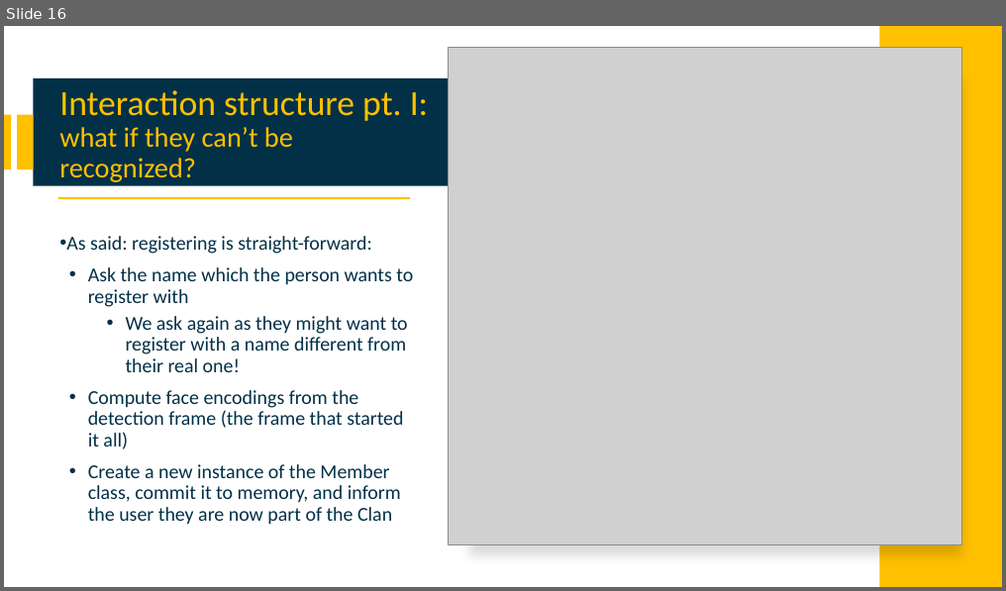
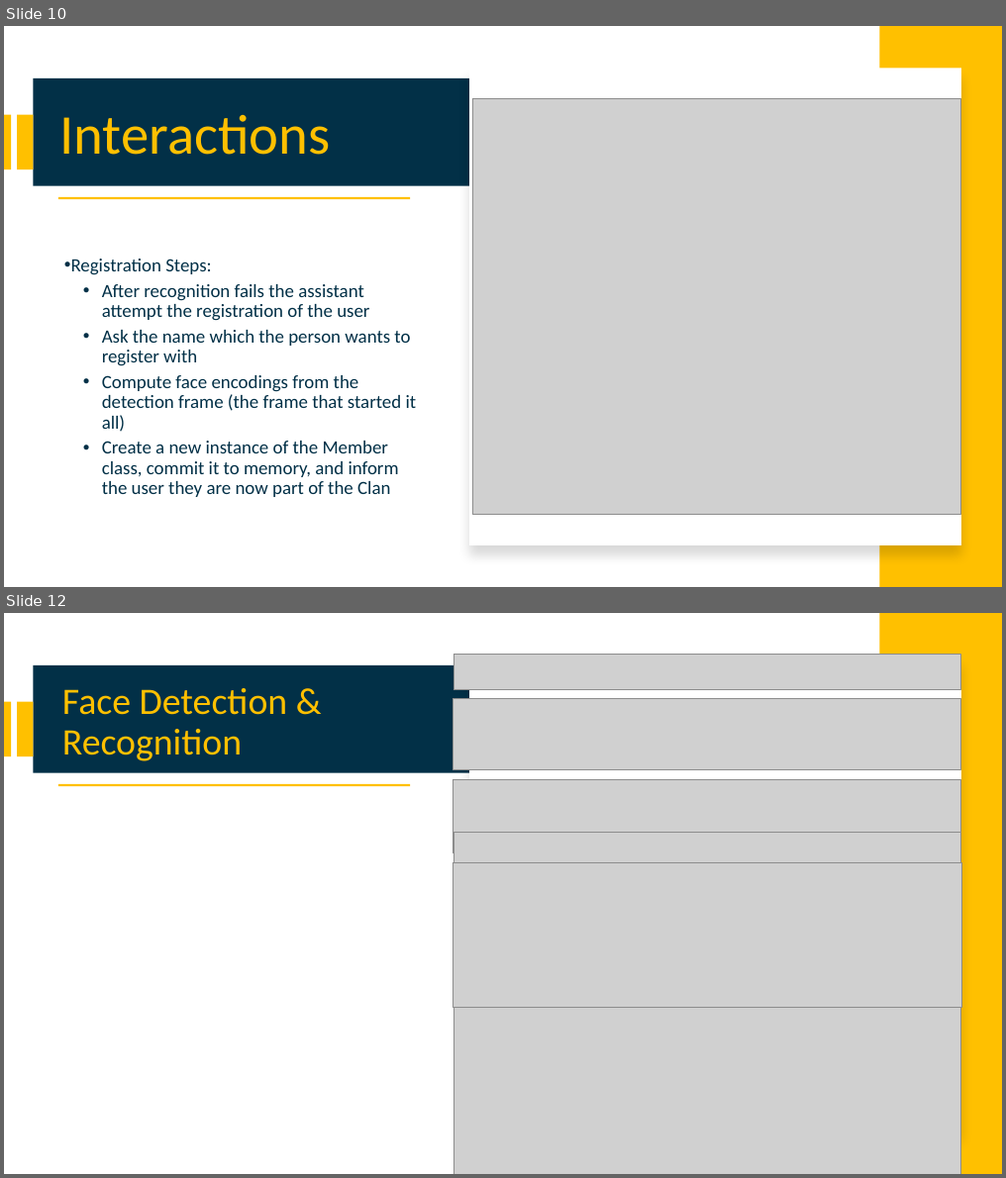
Before and after one commit to attennig/MultimodalMultiuserHomeAssistant, a slide deck: Multimodal personalized multiuser Home Assistant.pptx. Shown one above the other, each under a label of ours: slide 16 before the commit, slides 10 and 12 after it; the slides between them are not shown. The pictures are 1006x591 and 1006x1178 pixels, drawn with LibreOffice and Linux fonts; fonts in the diff are those of the drawing; grey boxes stand for pictures. Boxes give left, top, right and bottom in pixels: in the first picture for what was removed or moved away, otherwise in the second. Text is boxed around its words. In the diff, an @@ line names an element or a change of style, - is before the commit and + after.

```diff
--- a/Multimodal personalized multiuser Home Assistant.pptx
+++ b/Multimodal personalized multiuser Home Assistant.pptx
@@ slide 12 added at (4, 613, 1002, 1174), background #FFFFFF @@
@@ rectangle added at (880, 613, 1002, 1174), fill #FFC000 @@
@@ rectangle added at (33, 665, 469, 773), fill #023047 @@
@@ picture added at (453, 655, 961, 690) @@
@@ rectangle added at (469, 655, 961, 1133), fill #FFFFFF @@
@@ rectangle added at (4, 701, 12, 757), fill #FFC000 @@
@@ rectangle added at (17, 701, 33, 757), fill #FFC000 @@
@@ title added at (62, 688, 288, 761), 36 pt, text #FFC000 @@
+Face Detection & Recognition
@@ picture added at (453, 698, 960, 770) @@
@@ rectangle added at (58, 784, 411, 786), fill #FFC000 @@
@@ picture added at (453, 780, 960, 854) @@
@@ picture added at (453, 832, 961, 1174) @@
@@ picture added at (453, 863, 961, 1007) @@
@@ what was slide 16 is now slide 10 @@
@@ slide 10 changed as well @@
@@ picture: place and size @@
-picture at (448, 48, 961, 546)
+picture at (472, 98, 961, 516)
@@ title at (59, 115, 330, 155): text changed; size 27 to 54 pt @@
-Interaction structure pt. I: what if they can’t be recognized?
+Interactions
@@ text at (71, 259, 369, 321): text changed; size 19 to 18 pt @@
-• As said: registering is straight-forward:
+• Registration Steps:
+  • After recognition fails the assistant attempt the registration of the user
@@ text at (126, 316, 408, 372): paragraph removed @@
-  • We ask again as they might want to register with a name different from their real one!
@@ text at (102, 330, 417, 497): size 19 to 18 pt in "Ask the name which the person wants ...", "Compute face encodings from the detection frame ...", "Create a new instance of the Member ..."; list level 1 to 2 in "Ask the name which the ..."; list level 1 to 2 in "Compute face encodings from the ..."; list level 1 to 2 in "Create a new instance of ..." @@
```
Also in this commit, not shown: 12 other slides changed, 3 other slides added, 6 slides removed, 1 other file.
